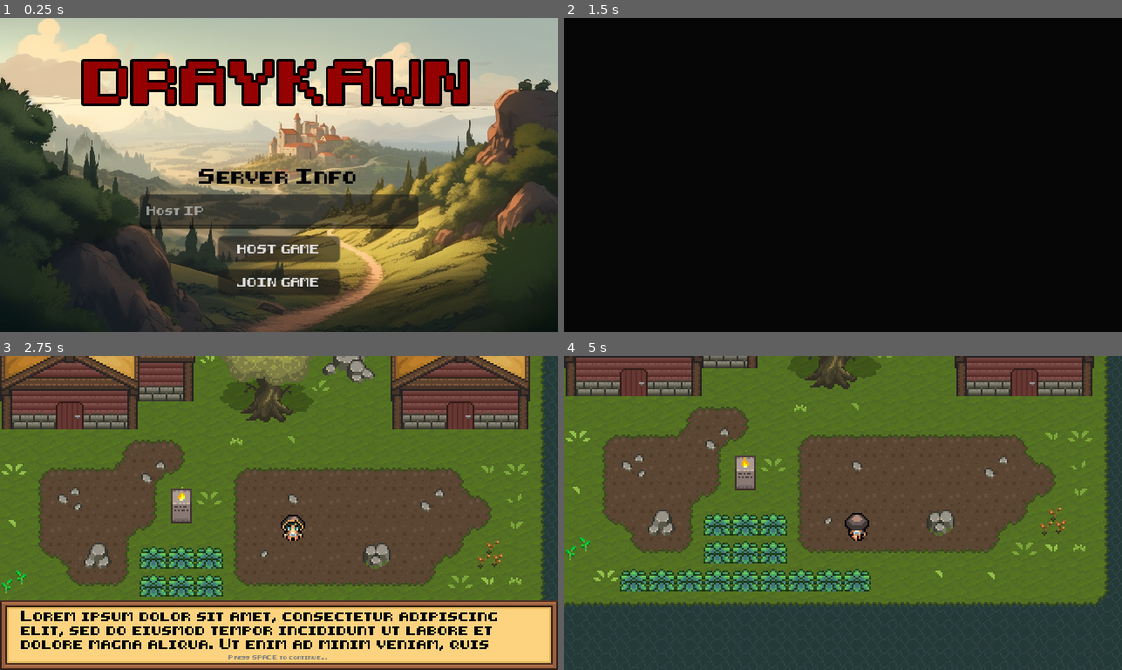
Above: before the commit, frames 1-4 (two rows, left to right).
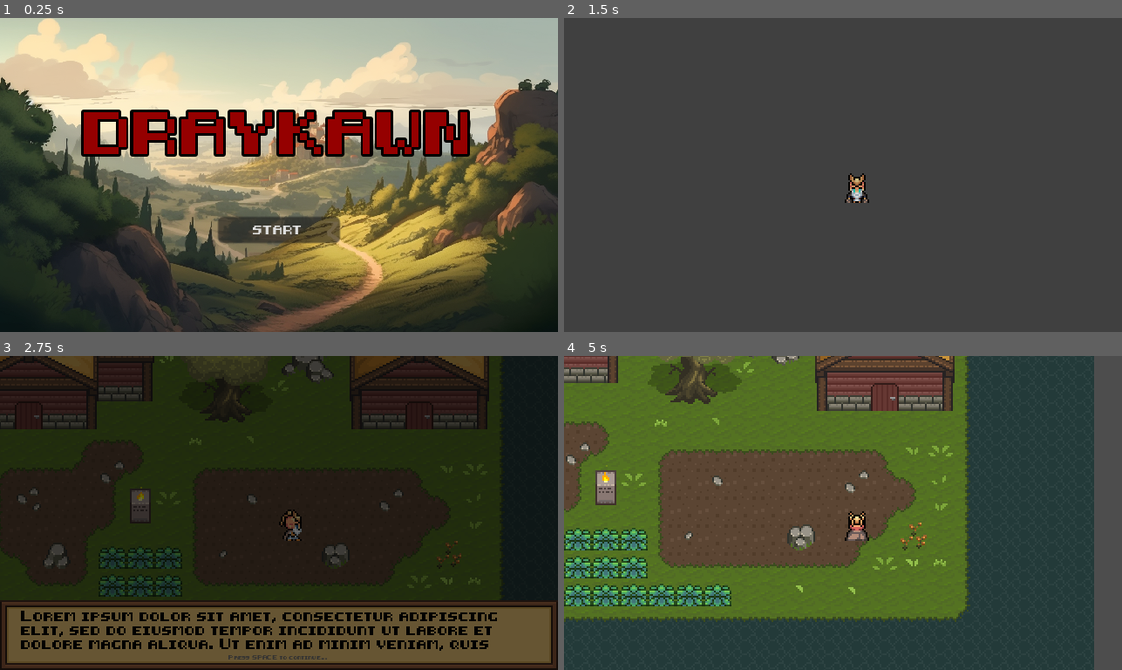
Above: after the commit, the same moments.

Repository: Lertos/draykawn
Game: Godot game, scene res://Scenes/Levels/SceneManager.tscn
The game is run twice, just before and just after one commit, with the same random seed, the same clock (stepped at 60 frames per second) and the same inputs.
Inputs (mouse positions are in pixels of both pictures, inside the frame that each line leads up to):
- Up to frame 1 (0.25 s): no input
- Up to frame 2 (1.5 s): click (843, 250) at 0.5 s, where only the run before the commit has a clickable "HOST GAME"; click (843, 231) at 1.25 s, where only the run after the commit has a clickable "START"
- Up to frame 3 (2.75 s): hold D (move_right) from 2.03 s (still down); hold Space (main_action) from 2.03 s (still down)
- Up to frame 4 (5 s): release D (move_right) at 2.78 s; release Space (main_action) at 2.78 s; hold S (move_down) 2.78-3.53 s; tap Space (main_action) at 2.85, 4.35 s; hold D (move_right) 3.53-4.28 s; hold Space (main_action) 3.53-4.28 s; hold W (move_up) from 4.28 s (still down)

The runs differ from the first frame. In frame 1, 24% of the frame differs, in the area x 14-85%, y 13-89%; in frame 2, 100%, in the area x 0-100%, y 0-100%; in frame 3, 94%; in frame 4, 61%.

Commit message:
Getting game back to singleplayer

Diff:
--- a/Scenes/LoginScene.tscn
+++ b/Scenes/LoginScene.tscn
@@ -7,12 +7,6 @@
 [sub_resource type="Theme" id="Theme_3yl1p"]
 default_font = ExtResource("2_n4m7b")
 default_font_size = 20
-
-[sub_resource type="Theme" id="Theme_k8c5v"]
-default_font = ExtResource("2_n4m7b")
-default_font_size = 7
-
-[sub_resource type="Theme" id="Theme_lg27h"]
 
 [node name="LoginScene" type="Node2D"]
 script = ExtResource("1_w15e4")
@@ -54,33 +48,10 @@
 text = "DRAYKAWN"
 horizontal_alignment = 1
 
-[node name="Label" type="Label" parent="Control/VBoxContainer"]
-layout_mode = 2
-theme = SubResource("Theme_k8c5v")
-theme_override_colors/font_color = Color(0, 0, 0, 1)
-text = "Server Info"
-horizontal_alignment = 1
-
-[node name="TextEdit" type="TextEdit" parent="Control/VBoxContainer"]
-custom_minimum_size = Vector2(160, 20)
-layout_direction = 2
-layout_mode = 2
-size_flags_horizontal = 4
-size_flags_vertical = 4
-theme = SubResource("Theme_lg27h")
-placeholder_text = "Host IP"
-
-[node name="HostButton" type="Button" parent="Control/VBoxContainer"]
+[node name="StartButton" type="Button" parent="Control/VBoxContainer"]
 custom_minimum_size = Vector2(70, 0)
 layout_mode = 2
 size_flags_horizontal = 4
-text = "HOST GAME"
+text = "START"
 
-[node name="JoinButton" type="Button" parent="Control/VBoxContainer"]
-custom_minimum_size = Vector2(70, 0)
-layout_mode = 2
-size_flags_horizontal = 4
-text = "JOIN GAME"
-
-[connection signal="pressed" from="Control/VBoxContainer/HostButton" to="." method="on_host_pressed"]
-[connection signal="pressed" from="Control/VBoxContainer/JoinButton" to="." method="on_join_pressed"]
+[connection signal="pressed" from="Control/VBoxContainer/StartButton" to="." method="on_start_button_pressed"]
--- a/Scripts/Autoload/Network.gd
+++ /dev/null
@@ -1,8 +0,0 @@
-extends Node
-
-var peer = null
-var peer_id = null
-var connected_peer_ids = []
-
-var player_count = 0
-var loaded_scene = ""
--- a/Scripts/Autoload/Utility.gd
+++ b/Scripts/Autoload/Utility.gd
@@ -2,5 +2,4 @@
 
 
 func get_player():
-	#get_children().back() gets the Player from the NEWEST scene instead of the one we are transitioning from
-	return get_node("/root/SceneManager/PlayerList").get_node(str(Network.peer_id))
+	return get_node("/root/SceneManager/PlayerList").get_child(0)
--- a/Scripts/LoginScene.gd
+++ b/Scripts/LoginScene.gd
@@ -1,56 +1,5 @@
 extends Node2D
 
-const PORT = 9999
-const SERVER_IP = "localhost"
 
-
-func on_host_pressed():
-	Network.peer = ENetMultiplayerPeer.new()
-
-	Network.connected_peer_ids.append(1)
-
-	multiplayer.peer_connected.connect(self.peer_connected)
-
-	Network.peer.create_server(PORT)
-	multiplayer.multiplayer_peer = Network.peer
-	Network.peer_id = multiplayer.get_unique_id()
-
-	print("DEBUG: Host ID: " + str(Network.peer_id))
-
-	get_parent().add_new_player(1)
+func on_start_button_pressed():
 	get_parent().load_initial_game()
-
-
-func peer_connected(id):
-	#When a new client joins, add them to all the other clients
-	rpc("add_new_client_to_scene", id)
-
-	#Now send all existing peers to the new client and join the game
-	rpc_id(id, "add_connected_peers_then_join", Network.connected_peer_ids)
-
-	#Add the new client and peer ID to the server instance
-	Network.connected_peer_ids.append(id)
-	get_parent().add_new_player(id)
-
-
-func on_join_pressed():
-	Network.peer = ENetMultiplayerPeer.new()
-
-	Network.peer.create_client(SERVER_IP, PORT)
-	multiplayer.multiplayer_peer = Network.peer
-	Network.peer_id = multiplayer.get_unique_id()
-
-	print("DEBUG: Client ID: " + str(Network.peer_id))
-
-
-@rpc
-func add_new_client_to_scene(id):
-	Network.connected_peer_ids.append(id)
-	get_parent().add_new_player(id)
-
-
-@rpc
-func add_connected_peers_then_join(peer_ids):
-	for peer_id in peer_ids:
-		Network.connected_peer_ids.append(peer_id)
-	get_parent().load_initial_game()
--- a/Scripts/Player.gd
+++ b/Scripts/Player.gd
@@ -32,26 +32,7 @@
 
 
 func _ready():
-	#Making sure that RPC calls will go to the right paths (since Player nodes will have their names as the unique ID's)
-	name = str(get_multiplayer_authority())
-
-	#-------------DEBUG ONLY-----------------
-	#Just to show characters as different sprites. Will load the texture they picked later on
-	var path = ""
-
-	match Network.player_count:
-		0: path = "res://Assets/Characters/Human_Church_1.png"
-		1: path = "res://Assets/Characters/Human_Church_2.png"
-		2: path = "res://Assets/Characters/Human_Church_3.png"
-		_: path = "res://Assets/Characters/Human_Church_4.png"
-
-	Network.player_count += 1
-
-	$Sprite2D.texture = load(path)
-	#-------------DEBUG ONLY-----------------
-
-	if is_multiplayer_authority():
-		set_collision_data()
+	set_collision_data()
 
 
 #Dynamically set the positions/sizes of all objects pertaining to the tile size
@@ -70,6 +51,8 @@
 func set_spawn(spawn_location: Vector2, spawn_dir: Vector2):
 	set_input_dir(spawn_dir)
 	position = spawn_location
+
+	set_visibility(true)
 
 	reset_player_object()
 
@@ -85,23 +68,14 @@
 
 
 func _physics_process(delta):
-	#Only send this player objects' data if we own it
-	if is_multiplayer_authority():
-		rpc("remote_set_player_info", position, input_dir, is_moving, stop_input)
-
 	#Always respect the global movement stop setting first
-	if is_multiplayer_authority():
-		stop_input = GlobalSettings.stop_movement
-
-		if stop_input:
-			#If we aren't finished the tile we are on, keep moving until we've reached it
-			if percent_moved_to_next_tile != 0.0:
-				move(delta)
-				return
-
-	#If the player input has stopped then set the player to IDLE
-	if stop_input:
-		change_state_idle()
+	if GlobalSettings.stop_movement:
+		if percent_moved_to_next_tile != 0.0:
+			move(delta)
+			return
+		else:
+			#If the player input has stopped then set the player to IDLE
+			change_state_idle()
 
 	#If the player must stop input or is turning; ignore any other input
 	if stop_input or player_state == PlayerState.TURNING:
@@ -114,8 +88,7 @@
 	#If the player is moving and there is input in a direction, move the player
 	elif input_dir != Vector2.ZERO:
 		change_state_walk()
-		if is_multiplayer_authority():
-			move(delta)
+		move(delta)
 
 	#If nothing happens, then the player is idle
 	else:
@@ -123,33 +96,8 @@
 		reset_player_object()
 
 
-@rpc("unreliable")
-func remote_set_player_info(a_position, a_input_dir, a_is_moving, a_stop_input):
-	if Network.peer_id != multiplayer.get_remote_sender_id():
-		position = a_position
-		input_dir = a_input_dir
-		is_moving = a_is_moving
-		stop_input = a_stop_input
-
-
-#Updates the specific players object that has entered a new scene
-@rpc("reliable", "any_peer")
-func player_changed_scene(new_level_name: String, player_spawn_location, player_spawn_dir):
-	if Network.peer_id != multiplayer.get_remote_sender_id():
-		#Change the switching player object on everyones side
-		if name == str(multiplayer.get_remote_sender_id()):
-			current_level_name = new_level_name
-			set_spawn(player_spawn_location, player_spawn_dir)
-
-			if current_level_name != Network.loaded_scene:
-				set_visibility(false)
-			else:
-				set_visibility(true)
-
-
 func process_player_input():
-	if is_multiplayer_authority():
-		get_player_input_dir()
+	get_player_input_dir()
 
 	if input_dir != Vector2.ZERO:
 		set_input_dir(input_dir)
--- a/Scripts/SceneManager.gd
+++ b/Scripts/SceneManager.gd
@@ -7,19 +7,28 @@
 var player_spawn_dir = null
 
 
+func add_new_player():
+	var peer_player = PLAYER_SCENE.instantiate()
+
+	$PlayerList.add_child(peer_player)
+
+	#Set the initial spawn location
+	#TODO: Set the initial spawn loc / dir from the player.dat file
+	peer_player.set_spawn(Vector2(0, 0), Vector2(0, 1))
+	peer_player.current_level_name = next_scene
+
+
 func load_initial_game():
-	#Add all of the other peers' player objects to the SceneManager
-	for peer_id in Network.connected_peer_ids:
-		if Network.peer_id != peer_id:
-			add_new_player(peer_id)
+	add_new_player()
 
-	#After all players are added, reset the UI to load the actual game level
+	#After the player is added, reset the UI to load the actual game level
 	$LoginScene.visible = false
 	$CurrentScene.visible = true
 	$DialogueMenu.visible = true
 	$ScreenTransition.visible = true
 
 	#Transition to the new scene
+	#TODO: Set the initial spawn loc / dir from the player.dat file
 	transition_to_scene("res://Scenes/Levels/TutorialIsland.tscn", Vector2(0, 0), Vector2(0, 1))
 
 
@@ -39,40 +48,11 @@
 	#Load the next scene, adding it to the SceneManager
 	$CurrentScene.add_child(load(next_scene).instantiate())
 
-	#Change scene the local player is in - and make sure all other players update their objects
-	Network.loaded_scene = next_scene
-	Utility.get_player().current_level_name = next_scene
+	#Change scene the player is in
+	#TODO: Need to load the level contents from the file here (like NPC's locations, story beats, etc)
+	var player = Utility.get_player()
 
-	#Re-spawn all players
-	for child in $PlayerList.get_children():
-		#Set the spawn for the local player object
-		child.set_spawn(player_spawn_location, player_spawn_dir)
-		#Set the spawn (and new scene) for the remote player object
-		if child.name == str(Network.peer_id):
-			child.rpc("player_changed_scene", next_scene, player_spawn_location, player_spawn_dir)
-
-	#Update the visibility of each player character based on what scene they are in
-	update_visibility_of_players()
+	player.current_level_name = next_scene
+	player.set_spawn(player_spawn_location, player_spawn_dir)
 
 	$ScreenTransition/AnimationPlayer.play("FadeFromBlack")
-
-
-func update_visibility_of_players():
-	for child in $PlayerList.get_children():
-		if child.current_level_name == Network.loaded_scene:
-			child.set_visibility(true)
-		else:
-			child.set_visibility(false)
-
-
-func add_new_player(peer_id: int):
-	var peer_player = PLAYER_SCENE.instantiate()
-
-	#Make sure to set the authority so the on_ready function can use it to set the name
-	peer_player.set_multiplayer_authority(peer_id)
-
-	$PlayerList.add_child(peer_player)
-
-	#Set the initial spawn location
-	peer_player.set_spawn(Vector2(0, 0), Vector2(0, 1))
-	peer_player.current_level_name = next_scene
--- a/project.godot
+++ b/project.godot
@@ -18,7 +18,6 @@
 
 GlobalSettings="*res://Scripts/Autoload/GlobalSettings.gd"
 Utility="*res://Scripts/Autoload/Utility.gd"
-Network="*res://Scripts/Autoload/Network.gd"
 
 [display]
 
Not shown: 1 places in Scenes/LoginScene.tscn that only renumber resources
Not shown, changed: README.md
